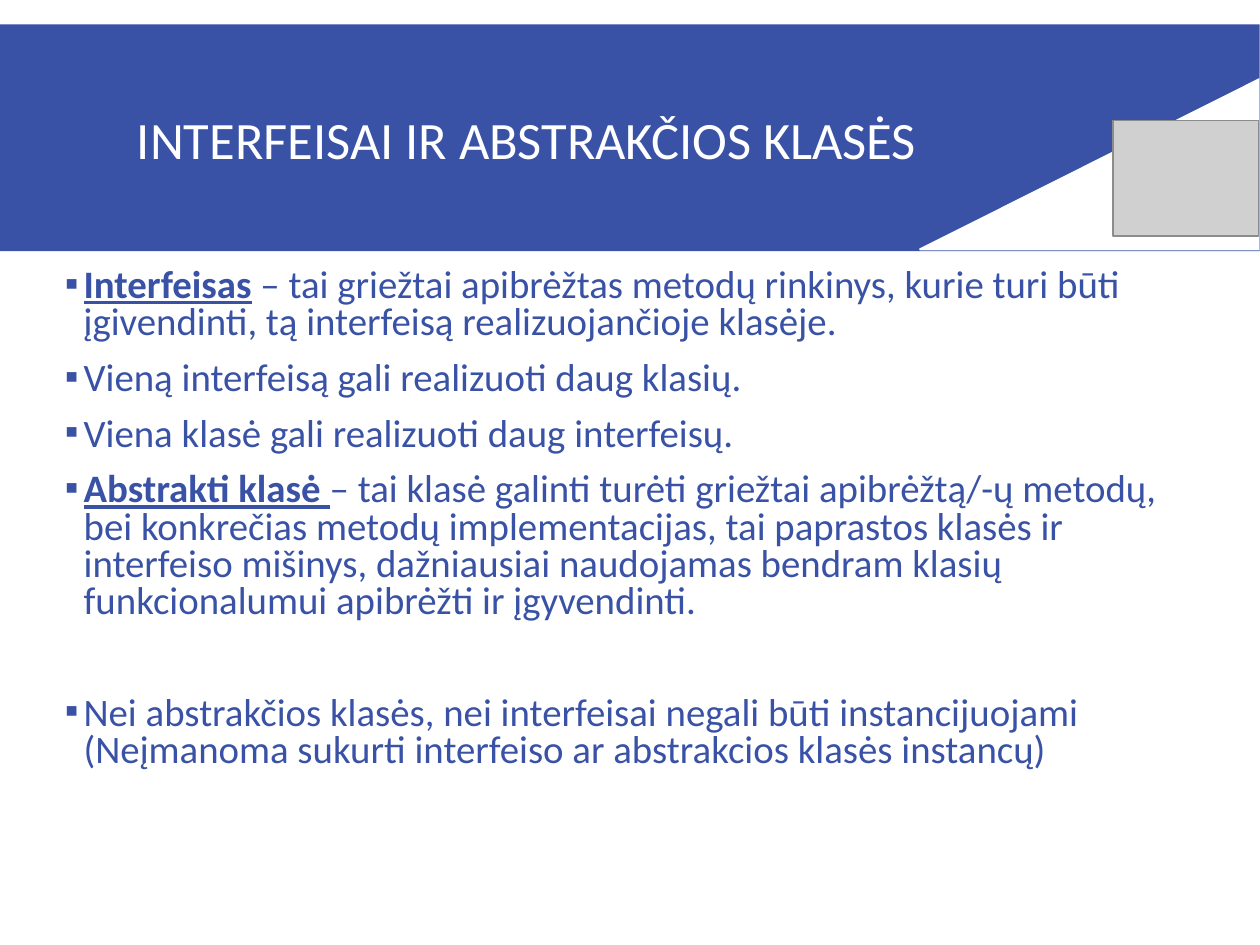
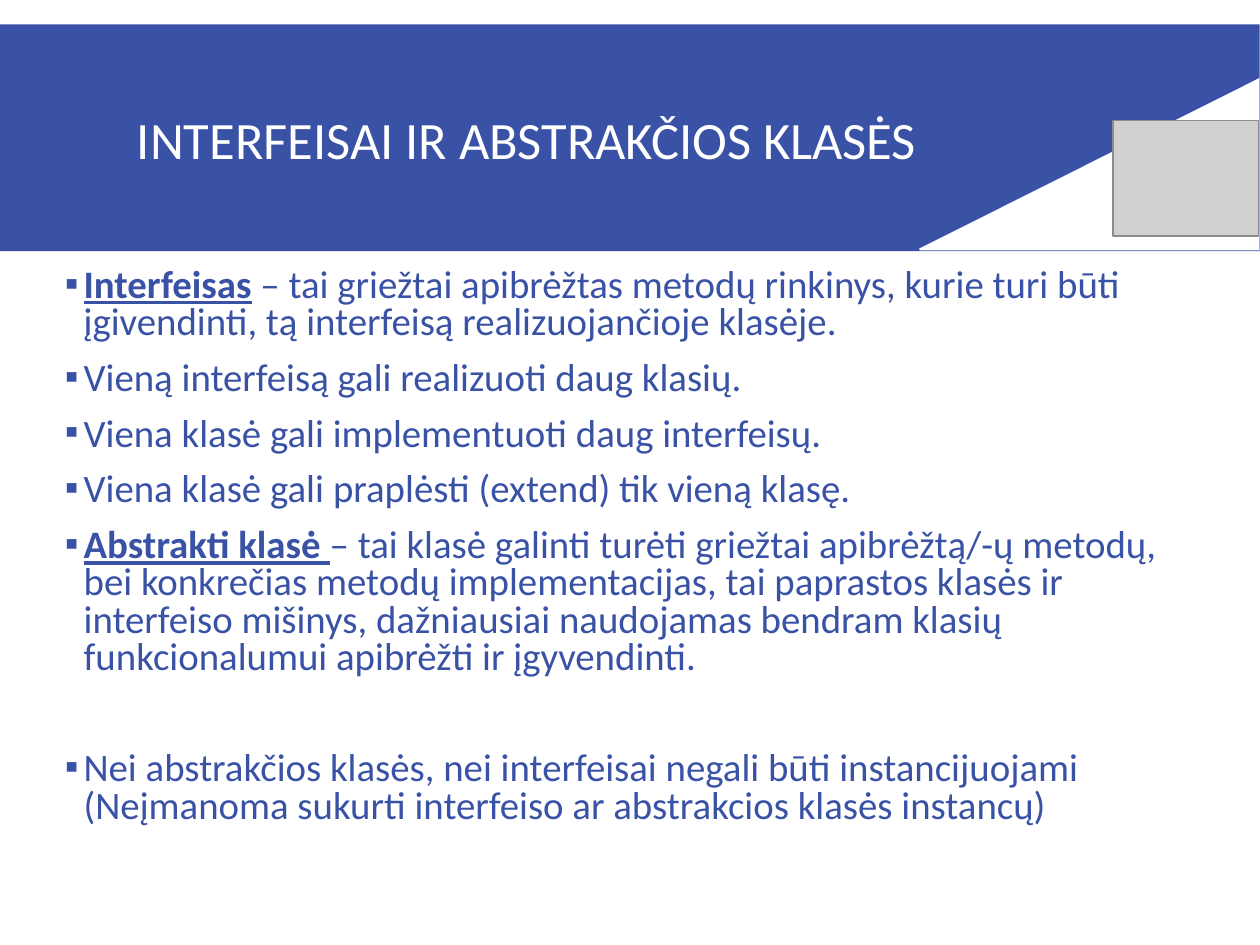
Before and after one commit to raimis-vcs/2016.09.26, a slide deck: slide 8 of paskaituSkaidres/5-7paskaita.ppt. Drawn at 1260x945 pixels with LibreOffice and Linux fonts; fonts in the diff are those of the drawing; grey boxes stand for pictures. Boxes give left, top, right and bottom in pixels: in the first picture for what was removed or moved away, otherwise in the second. Text is boxed around its words. In the diff, an @@ line names an element or a change of style, - is before the commit and + after.

```diff
--- a/paskaituSkaidres/5-7paskaita.ppt
+++ b/paskaituSkaidres/5-7paskaita.ppt
@@ text at (84,420,850,509): text changed @@
-▪ Viena klasė gali realizuoti daug interfeisų.
+▪ Viena klasė gali implementuoti daug interfeisų.
+▪ Viena klasė gali praplėsti (extend) tik vieną klasę.
```
Also in this commit, not shown: 1 other slide changed, 1 slide added, 10 other files.
